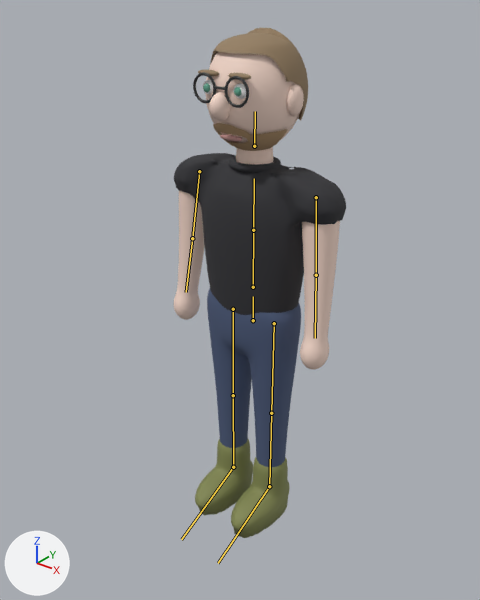
Renders of the glTF model assets/chars/julian.glb from each side of a commit.
The view is the same before and after, from a camera (50 mm lens) standing at (1.461, -1.911, 2.188) and looking at (-0.047, -0.026, 1.019). The axes (+X, +Y, +Z) are drawn at lower left. The lights are the same throughout. The older version comes first. Both versions are drawn at frame 7 of the action 'Walk'; the numbers are the values there. The bones that change are drawn over the model as lines.

The first picture shows 'Hals', 'Haut_Koerper', 'Hose', 'Kopf_Gruppe', 'Kragen', 'Schuh_L', 'Schuh_R', 'Shirt'.
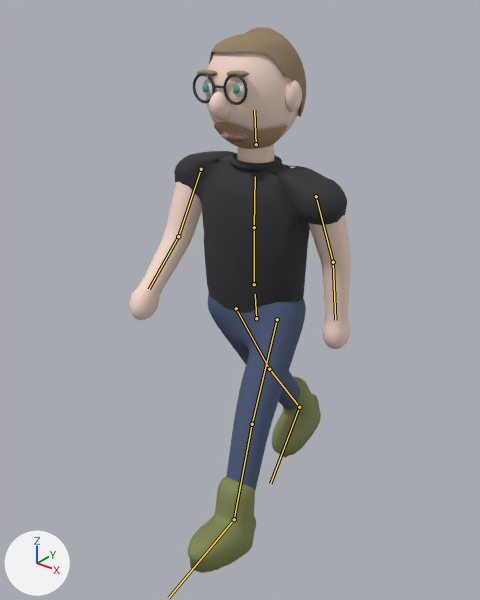
The change, as a list of edits to the scene's bpy script:
```text
Change bone_hips:
    where bone_hips = bpy.data.objects['JulianRig'].pose.bones['Hips']
    bone_hips.location: (0.0, 0.0, 0.0) -> (0.0, 0.0, -0.024)
    bone_hips.rotation_quaternion: (1.0, 0.0, 0.0, 0.0) -> (0.999, 0.0, 0.0, 0.043)  # degrees (0, 0, 0) -> degrees (0, 0, 5)
Change bone_spine:
    where bone_spine = bpy.data.objects['JulianRig'].pose.bones['Spine']  # child of 'Hips'
    bone_spine.rotation_quaternion: (1.0, 0.0, 0.0, 0.0) -> (0.999, 0.0, 0.0, -0.035)  # degrees (0, 0, 0) -> degrees (0, 0, -4)
Change bone_chest:
    where bone_chest = bpy.data.objects['JulianRig'].pose.bones['Chest']  # child of 'Spine'
    bone_chest.rotation_quaternion: (1.0, 0.0, 0.0, 0.0) -> (1.0, 0.0, 0.0, -0.017)  # degrees (0, 0, 0) -> degrees (0, 0, -2)
Change bone_head:
    where bone_head = bpy.data.objects['JulianRig'].pose.bones['Head']  # child of 'Neck'
    bone_head.rotation_quaternion: (1.0, 0.0, 0.0, 0.0) -> (0.999, 0.0, 0.0, 0.039)  # degrees (0, 0, 0) -> degrees (0, 0, 4)
Change bone_upperarm_l:
    where bone_upperarm_l = bpy.data.objects['JulianRig'].pose.bones['UpperArm.L']  # child of 'Shoulder.L'
    bone_upperarm_l.rotation_quaternion: (1.0, 0.0, 0.0, 0.0) -> (0.982, 0.19, 0.0, 0.0)  # degrees (0, 0, 0) -> degrees (22, 0, 0)
Change bone_lowerarm_l:
    where bone_lowerarm_l = bpy.data.objects['JulianRig'].pose.bones['LowerArm.L']  # child of 'UpperArm.L'
    bone_lowerarm_l.rotation_quaternion: (1.0, 0.0, 0.0, 0.0) -> (0.993, -0.122, 0.0, 0.0)  # degrees (0, 0, 0) -> degrees (-14, 0, 0)
Change bone_upperarm_r:
    where bone_upperarm_r = bpy.data.objects['JulianRig'].pose.bones['UpperArm.R']  # child of 'Shoulder.R'
    bone_upperarm_r.rotation_quaternion: (1.0, 0.0, 0.0, 0.0) -> (0.982, -0.19, 0.0, 0.0)  # degrees (0, 0, 0) -> degrees (-22, 0, 0)
Change bone_lowerarm_r:
    where bone_lowerarm_r = bpy.data.objects['JulianRig'].pose.bones['LowerArm.R']  # child of 'UpperArm.R'
    bone_lowerarm_r.rotation_quaternion: (1.0, 0.0, 0.0, 0.0) -> (0.987, -0.158, 0.0, 0.0)  # degrees (0, 0, 0) -> degrees (-18, 0, 0)
Change bone_upperleg_l:
    where bone_upperleg_l = bpy.data.objects['JulianRig'].pose.bones['UpperLeg.L']  # child of 'Hips'
    bone_upperleg_l.rotation_quaternion: (1.0, 0.0, 0.0, 0.0) -> (0.971, -0.241, 0.0, 0.0)  # degrees (0, 0, 0) -> degrees (-28, 0, 0)
Change bone_lowerleg_l:
    where bone_lowerleg_l = bpy.data.objects['JulianRig'].pose.bones['LowerLeg.L']  # child of 'UpperLeg.L'
    bone_lowerleg_l.rotation_quaternion: (1.0, 0.0, 0.0, 0.0) -> (0.999, 0.044, 0.0, 0.0)  # degrees (0, 0, 0) -> degrees (5, 0, 0)
Change bone_foot_l:
    where bone_foot_l = bpy.data.objects['JulianRig'].pose.bones['Foot.L']  # child of 'LowerLeg.L'
    bone_foot_l.rotation_quaternion: (1.0, 0.0, 0.0, 0.0) -> (0.996, 0.094, 0.0, 0.0)  # degrees (0, 0, 0) -> degrees (11, 0, 0)
Change bone_upperleg_r:
    where bone_upperleg_r = bpy.data.objects['JulianRig'].pose.bones['UpperLeg.R']  # child of 'Hips'
    bone_upperleg_r.rotation_quaternion: (1.0, 0.0, 0.0, 0.0) -> (0.971, 0.241, 0.0, 0.0)  # degrees (0, 0, 0) -> degrees (28, 0, 0)
Change bone_lowerleg_r:
    where bone_lowerleg_r = bpy.data.objects['JulianRig'].pose.bones['LowerLeg.R']  # child of 'UpperLeg.R'
    bone_lowerleg_r.rotation_quaternion: (1.0, 0.0, 0.0, 0.0) -> (0.998, 0.064, 0.0, 0.0)  # degrees (0, 0, 0) -> degrees (7, 0, 0)
Change bone_foot_r:
    where bone_foot_r = bpy.data.objects['JulianRig'].pose.bones['Foot.R']  # child of 'LowerLeg.R'
    bone_foot_r.rotation_quaternion: (1.0, 0.0, 0.0, 0.0) -> (0.994, -0.107, 0.0, 0.0)  # degrees (0, 0, 0) -> degrees (-12, 0, 0)
```

Pixel boxes (x1, y1, x2, y2) of what changed, in the pictures (480 x 600 px):
'Shirt', posed
    before: (174, 153, 346, 315)
    after: (174, 151, 347, 313)
'Hose', posed (10% taller)
    before: (207, 289, 301, 467)
    after: (208, 294, 306, 490)
'Haut_Koerper', posed (34% wider, 7% shorter)
    before: (174, 191, 340, 370)
    after: (129, 182, 351, 349)
'Kopf_Gruppe', posed
    before: (193, 28, 308, 151)
    after: (193, 27, 306, 149)
'Schuh_L', posed (15% wider, 20% taller)
    before: (231, 457, 290, 538)
    after: (188, 476, 256, 573)
'Schuh_R', posed
    before: (195, 439, 253, 516)
    after: (272, 377, 321, 458)
'Hals', posed
    before: (236, 147, 273, 164)
    after: (237, 144, 274, 163)
'Kragen', posed
    before: (228, 156, 281, 172)
    after: (230, 154, 282, 171)
bone 'Hips', root to tip
    before: (253, 320) to (253, 296)
    after: (256, 318) to (255, 294)
bone 'Spine', root to tip
    before: (253, 287) to (253, 230)
    after: (254, 284) to (254, 227)
bone 'Chest', root to tip
    before: (253, 230) to (254, 178)
    after: (254, 227) to (255, 176)
bone 'Head', root to tip
    before: (254, 146) to (255, 111)
    after: (256, 144) to (254, 110)
bone 'UpperArm.L', root to tip
    before: (316, 197) to (316, 275)
    after: (316, 196) to (333, 262)
bone 'LowerArm.L', root to tip
    before: (316, 275) to (315, 338)
    after: (333, 262) to (335, 320)
bone 'UpperArm.R', root to tip
    before: (199, 171) to (192, 238)
    after: (201, 169) to (178, 236)
bone 'LowerArm.R', root to tip
    before: (192, 238) to (186, 292)
    after: (178, 236) to (149, 289)
bone 'UpperLeg.L', root to tip
    before: (274, 323) to (271, 413)
    after: (277, 319) to (252, 424)
bone 'LowerLeg.L', root to tip
    before: (271, 413) to (269, 486)
    after: (252, 424) to (234, 519)
bone 'Foot.L', root to tip
    before: (269, 486) to (218, 563)
    after: (234, 519) to (168, 598)
bone 'UpperLeg.R', root to tip
    before: (233, 309) to (233, 395)
    after: (236, 308) to (269, 369)
bone 'LowerLeg.R', root to tip
    before: (233, 395) to (233, 467)
    after: (269, 369) to (299, 407)
bone 'Foot.R', root to tip
    before: (233, 467) to (181, 539)
    after: (299, 407) to (270, 483)
